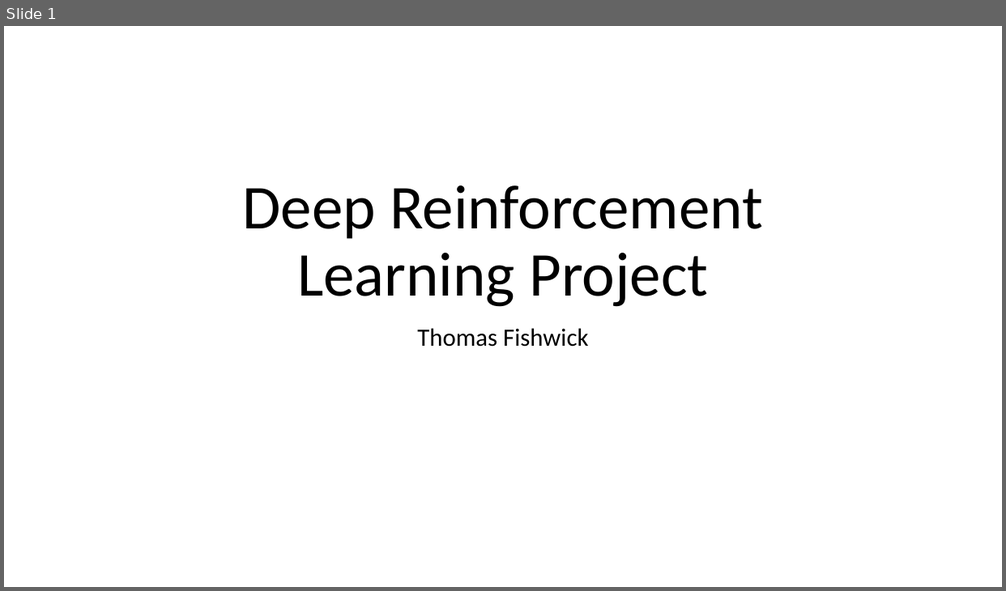
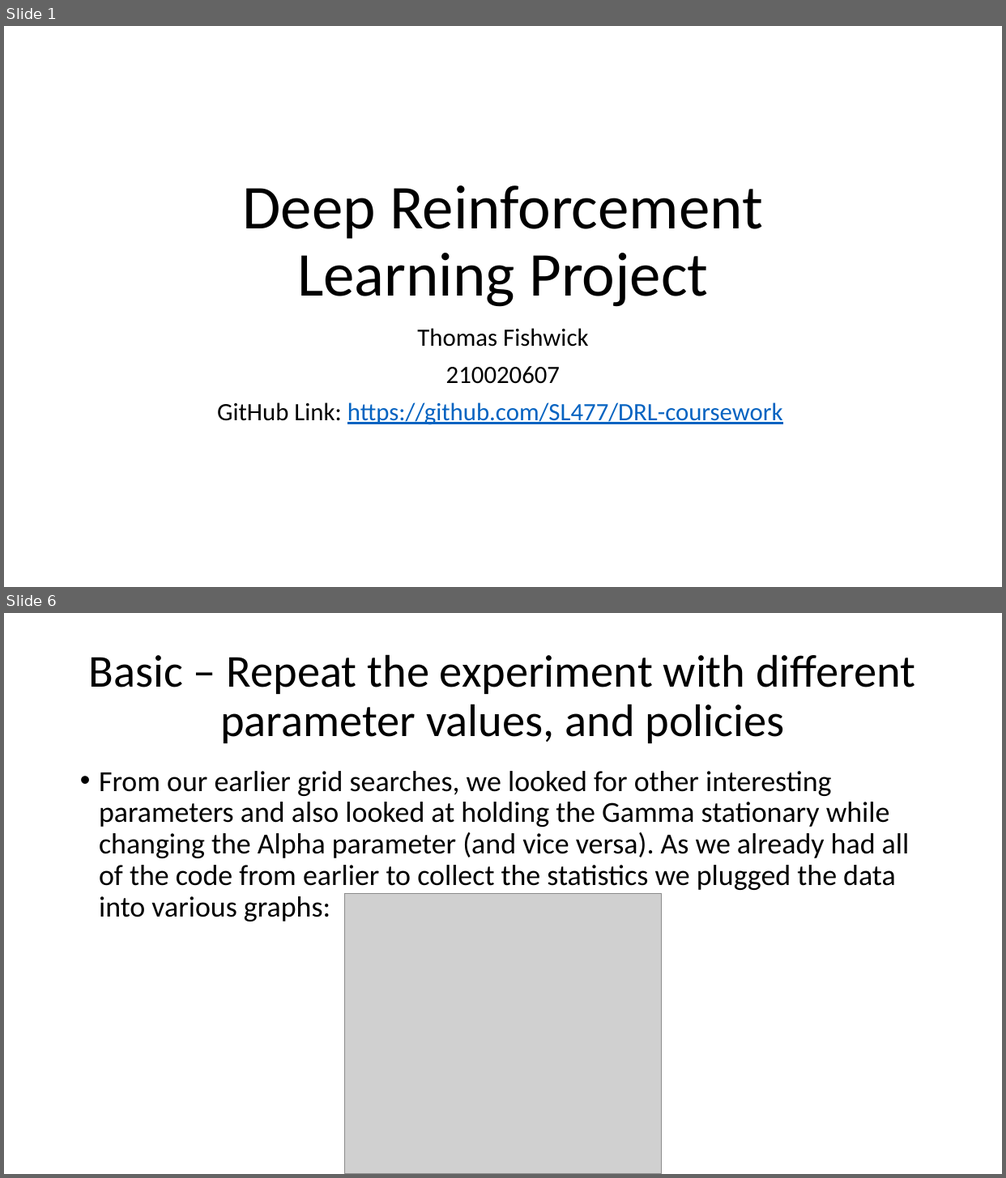
Before and after one commit to SL477/DRL-coursework, a slide deck: presentation.pptx. Shown one above the other, each under a label of ours: slide 1 before the commit, slides 1 and 6 after it; the slides between them are not shown. The pictures are 1006x591 and 1006x1178 pixels, drawn with LibreOffice and Linux fonts; fonts in the diff are those of the drawing; grey boxes stand for pictures. Boxes give left, top, right and bottom in pixels: in the first picture for what was removed or moved away, otherwise in the second. Text is boxed around its words. In the diff, an @@ line names an element or a change of style, - is before the commit and + after.

```diff
--- a/presentation.pptx
+++ b/presentation.pptx
@@ slide 6 added at [4,613,1002,1174], background #FFFFFF @@
@@ title added at [89,654,915,743], 44 pt, text #000000 @@
+Basic – Repeat the experiment with different parameter values, and policies
@@ text added at [99,771,910,922], 28 pt, text #000000 @@
+• From our earlier grid searches, we looked for other interesting parameters and also looked at holding the Gamma stationary while changing the Alpha parameter (and vice versa). As we already had all of the code from earlier to collect the statistics we plugged the data into various graphs:
@@ picture added at [345,894,661,1174] @@
@@ slide 1 changed as well @@
@@ subtitle at [217,366,783,425]: paragraphs added @@
+210020607
+GitHub Link: https://github.com/SL477/DRL-coursework
```
Also in this commit, not shown: 12 other slides added, 1 other file.
